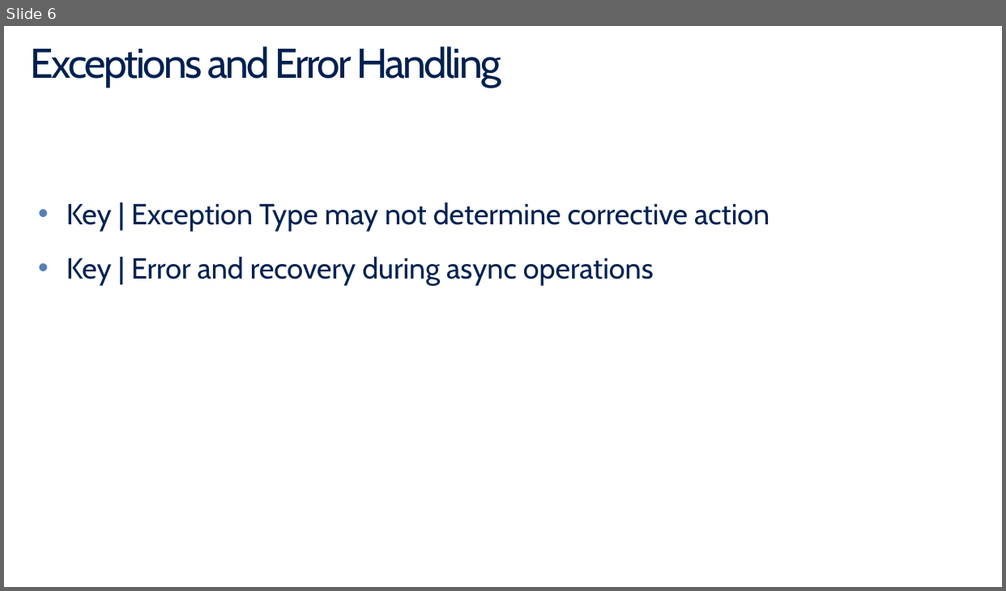
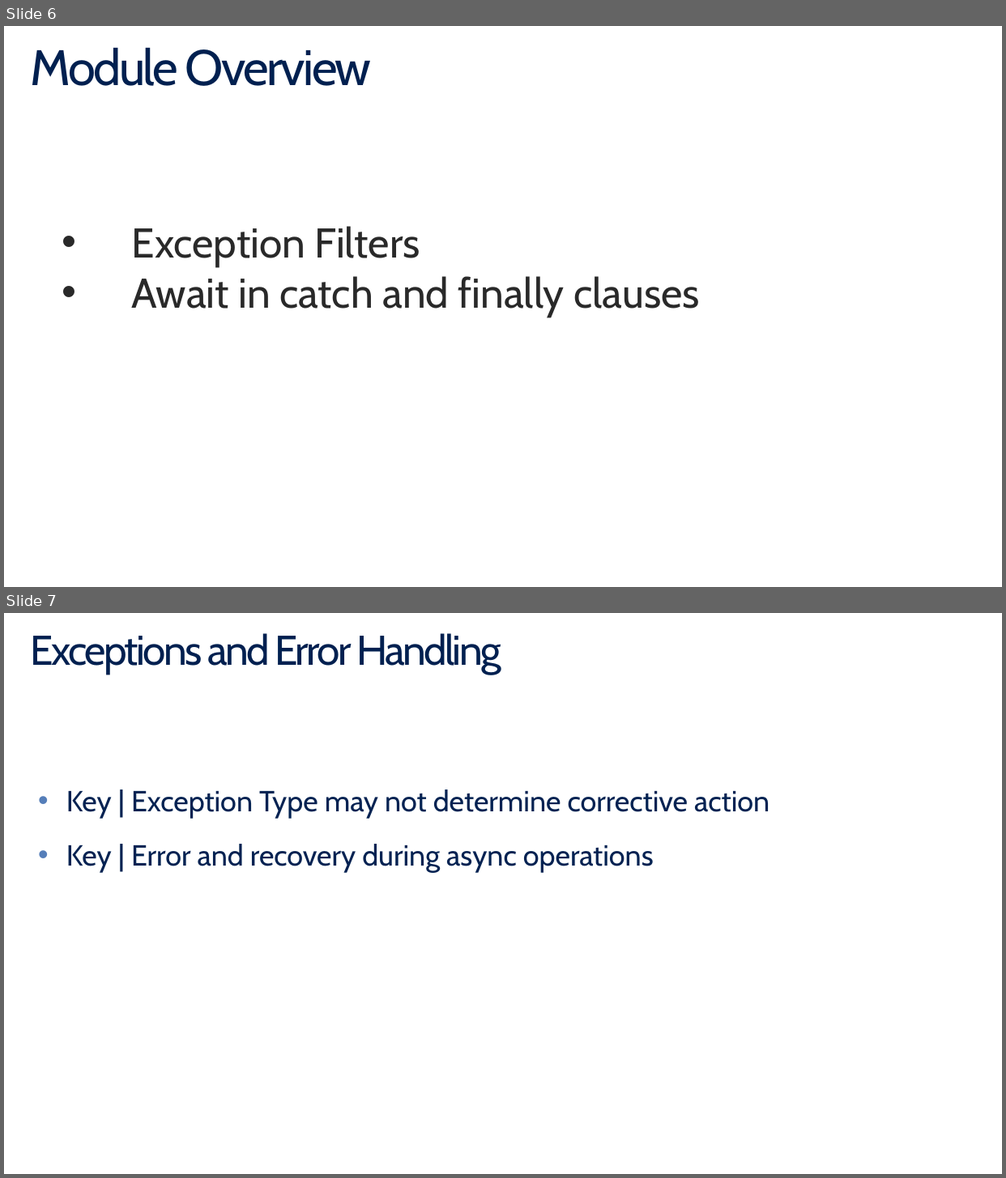
Before and after one commit to BillWagner/MVA-CSharp6, a slide deck: Slides/MVA-What'sNewC#6-Module4.pptx. Shown one above the other, each under a label of ours: slide 6 before the commit, slides 6 and 7 after it. The pictures are 1006x591 and 1006x1178 pixels, drawn with LibreOffice and Linux fonts; fonts in the diff are those of the drawing. Boxes give left, top, right and bottom in pixels: in the first picture for what was removed or moved away, otherwise in the second. Text is boxed around its words. In the diff, an @@ line names an element or a change of style, - is before the commit and + after.

Commit message:
Finish the slides for module 4 and 5

```diff
--- a/Slides/MVA-What'sNewC#6-Module4.pptx
+++ b/Slides/MVA-What'sNewC#6-Module4.pptx
@@ slide 6 added at bbox=[4, 26, 1002, 587], background #FFFFFF @@
@@ title added at bbox=[31, 47, 372, 86], 48 pt, text #002050 @@
+Module Overview
@@ text added at bbox=[132, 226, 700, 317], 40 pt, text #292929 @@
+• Exception Filters
+• Await in catch and finally clauses
@@ what was slide 6 is now slide 7 @@
```
Also in this commit, not shown: 2 slides changed, 4 other slides added, 1 other file.
